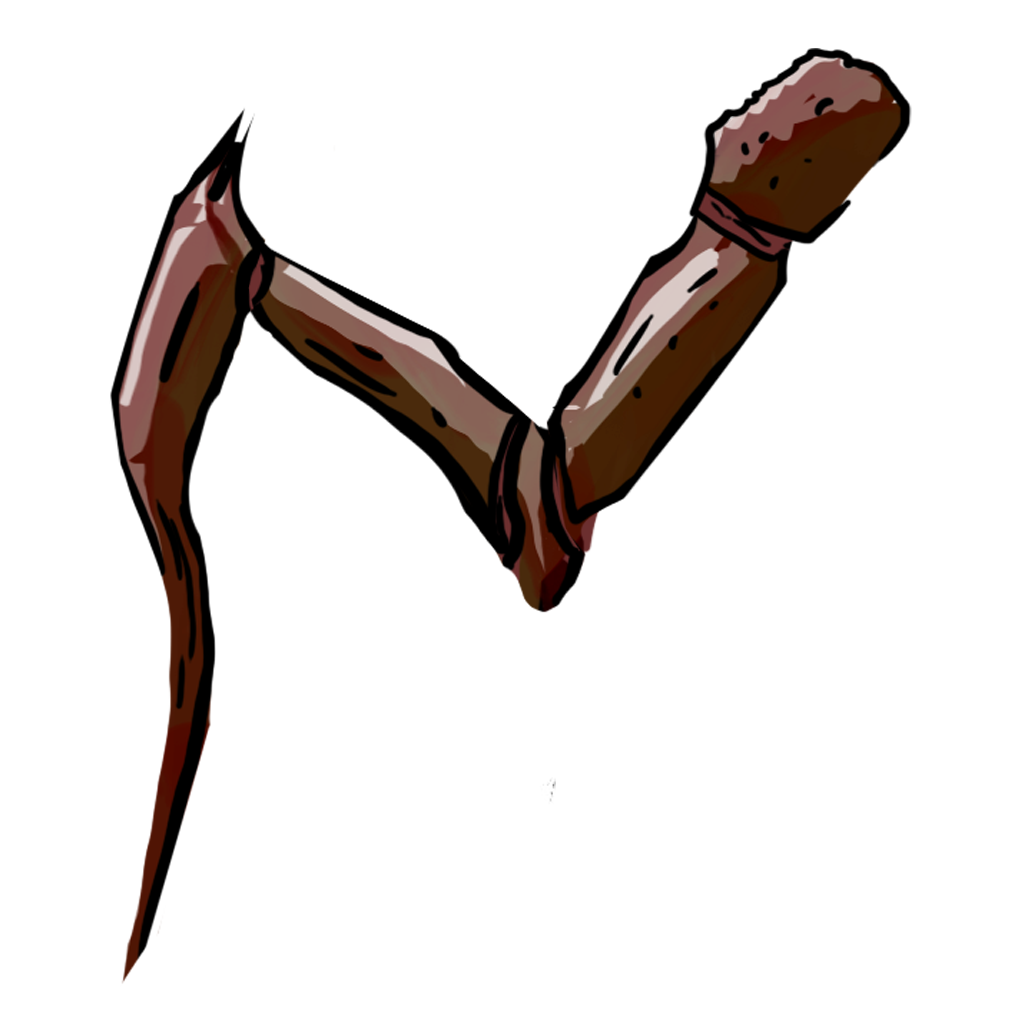
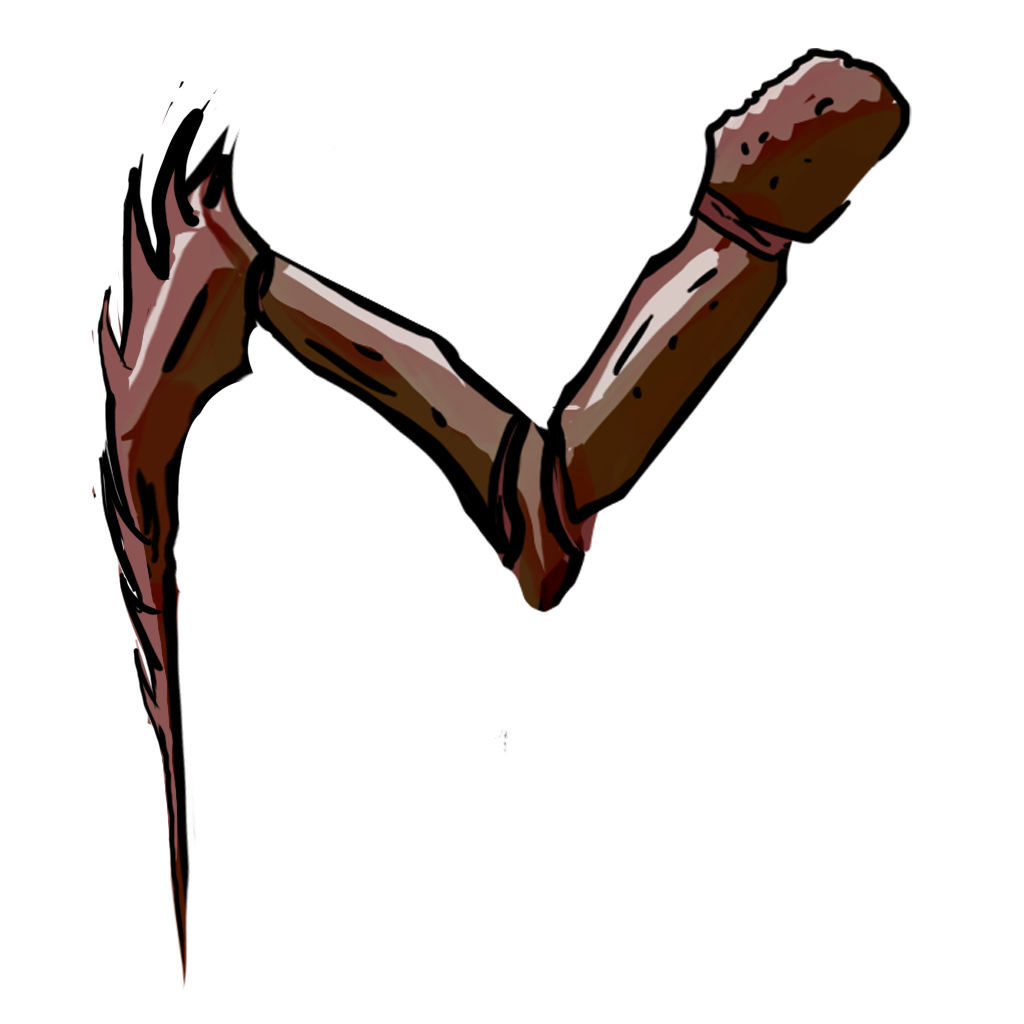
Layer changes from the first 1024×1024 image to the second:
renamed "Group 3 copy" to "Layer 3", painted on it over (91, 81, 556, 990)
